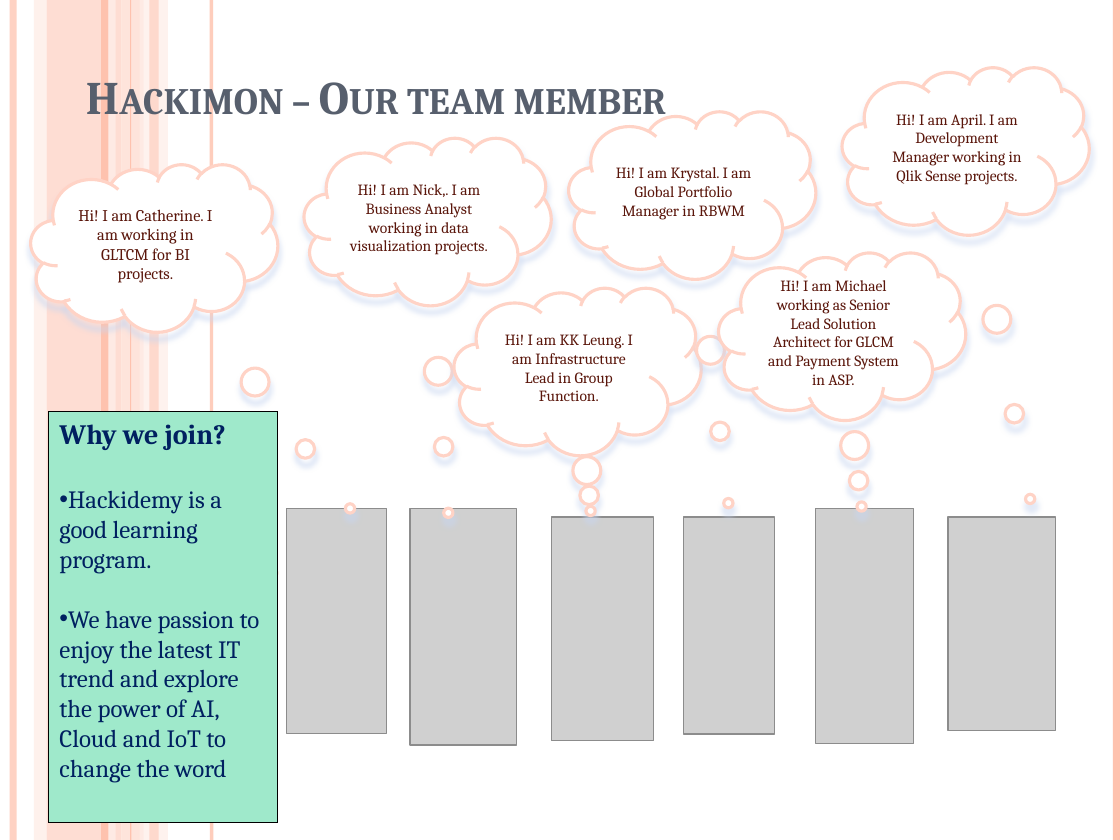
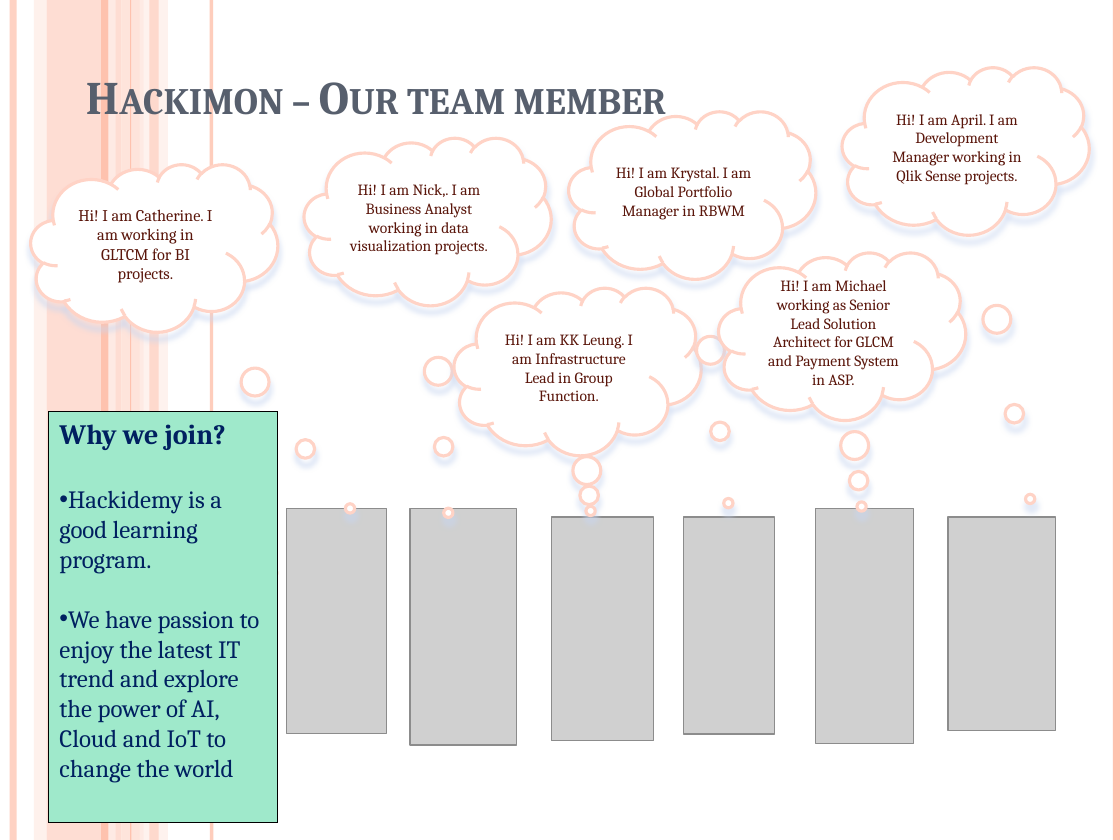
Before and after one commit to hackimon/snackbar, a slide deck: slide 1 of Hackimon – Our team member.pptx. Drawn at 1120x840 pixels with LibreOffice and Linux fonts; fonts in the diff are those of the drawing; grey boxes stand for pictures. Boxes give left, top, right and bottom in pixels: in the first picture for what was removed or moved away, otherwise in the second. Text is boxed around its words. In the diff, an @@ line names an element or a change of style, - is before the commit and + after.

```diff
--- a/Hackimon – Our team member.pptx
+++ b/Hackimon – Our team member.pptx
@@ text in rectangle at <box>59,611,260,782</box>: text changed @@
-• We have passion to enjoy the latest IT trend and explore the power of AI, Cloud and IoT to change the word
+• We have passion to enjoy the latest IT trend and explore the power of AI, Cloud and IoT to change the world
```
